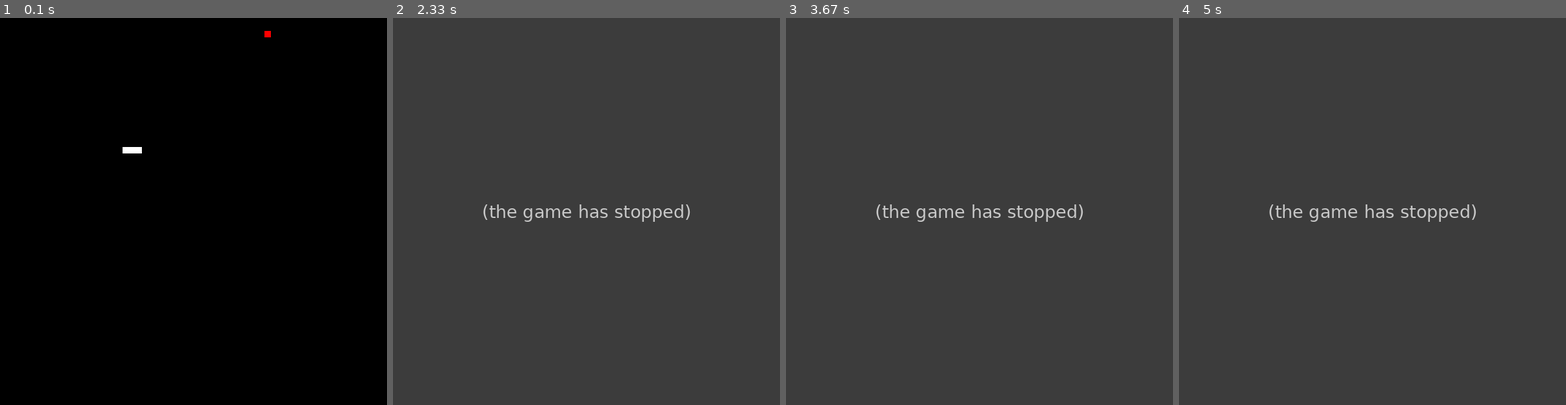
Above: before the commit, frames 1-4 (left to right).
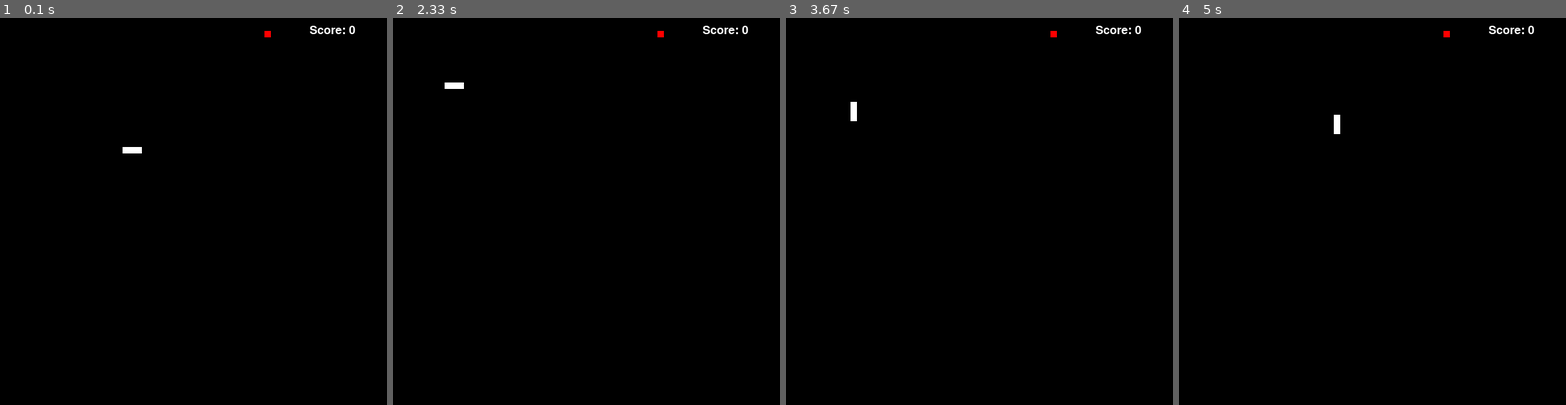
Above: after the commit, the same moments.

Repository: imarcaos/Python-Class
Game: pygame game, started from Advanced/snake-game-pygame.py
Two runs of this game, one before a commit and one after it. Both use one fixed random seed, a clock stepped at 60 frames per second and the inputs below.
Inputs:
- Up to frame 1 (0.1 s): no input
- Up to frame 2 (2.33 s): tap Enter at 0.33 s; hold Up 1.17-1.63 s; hold Right 1.67-2.13 s; hold Left from 2.17 s (still down)
- Up to frame 3 (3.67 s): release Left at 2.7 s; hold Down 2.73-3.03 s; hold Left 3.07-3.47 s; hold Up from 3.5 s (still down)
- Up to frame 4 (5 s): release Up at 3.87 s; hold Right 3.9-4.53 s; hold Down 4.57-4.93 s; hold Left from 4.97 s (still down)

The runs differ from the first frame. In frame 1, 0.1% of the frame differs, in the area x 80-92%, y 2-5%; in frame 2, 100%, in the area x 0-100%, y 0-100%; in frame 3, 100%; in frame 4, 100%.
Before the commit the program exited at 2.25 s; later frames show no game.

Commit message:
adicionado o score a tela

Diff:
--- a/Advanced/snake-game-pygame.py
+++ b/Advanced/snake-game-pygame.py
@@ -36,8 +36,12 @@
 
 my_direction = LEFT
 
-clock = pygame.time.Clock() # Ajuda a limitar os fps (velocidade), inserindo no tick abaixo
+# Ajuda a limitar os fps (velocidade), inserindo no tick abaixo
+clock = pygame.time.Clock()
 
+# Tela Pontuação e Game Over
+font = pygame.font.Font(pygame.font.get_default_font(), 18) # utiliza fonte default do sistema
+score = 0
 game_over = False
 
 while True:
@@ -50,26 +54,27 @@
 
         # Evento do Teclado
         if event.type == KEYDOWN:
-            if event.key == K_UP:
+            # " my_direction != ..." irá evitar que voltemos no mesmo sentindo, causando o termino do jogo
+            if event.key == K_UP and my_direction != DOWN:
                 my_direction = UP
-            if event.key == K_DOWN:
+            if event.key == K_DOWN and my_direction != UP:
                 my_direction = DOWN
-            if event.key == K_LEFT:
+            if event.key == K_LEFT and my_direction != RIGHT:
                 my_direction = LEFT
-            if event.key == K_RIGHT:
+            if event.key == K_RIGHT and my_direction != LEFT:
                 my_direction = RIGHT
 
     # Testa colisão da Snake com a Maçã
     if collision(snake[0], apple_pos):
         apple_pos = on_grid_random() # nova posição para a maçã
         snake.append((0, 0)) # adiciona um novo item ao final da lista (+ 1 pedaço da calda)
+        score += 1
 
-
-    # Testa Colisão da Cabeça da cobra com seu corpo
-    if snake[0] in snake[1:]:
+    # Testa Colisão da Cabeça da cobra com seu corpo , 2 códigos v1 e v2
+    if snake[0] in snake[1:]: # v2
         game_over = True
         break
-    #for i in range(1, len(snake) - 1):
+    #for i in range(1, len(snake) - 1): # v1
     #    if snake[0][0] == snake[i][0] and snake[0][1] == snake[i][1]:
     #        game_over = True
     #        break
@@ -108,6 +113,12 @@
     screen.fill((0, 0, 0)) # antes de plotar, precisamos sempre limpar a tela
     screen.blit(apple, apple_pos)
 
+    # desenha e escreve área do score na tela
+    score_font = font.render('Score: %s' % (score), True, (255, 255, 255))
+    score_rect = score_font.get_rect()
+    score_rect.topleft = (600 - 120, 10)
+    screen.blit(score_font, score_rect)
+
     for pos in snake:
         screen.blit(snake_skin, pos) # para plotar precisamos de uma superfície (usamos tupla), posição
 
